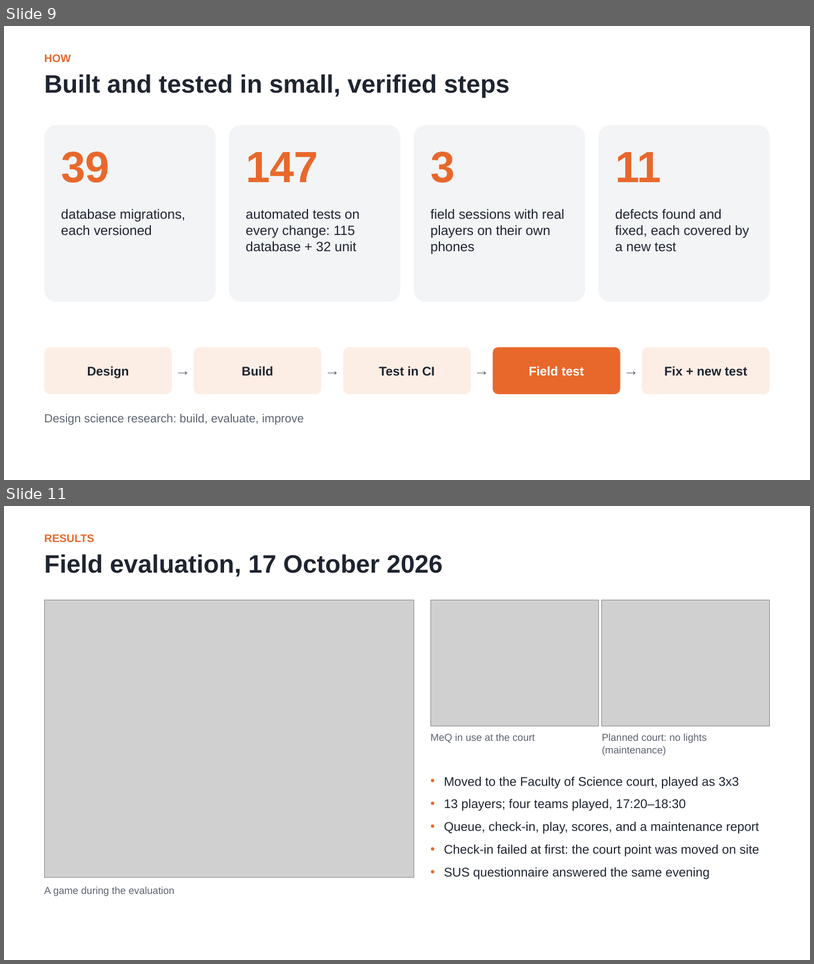
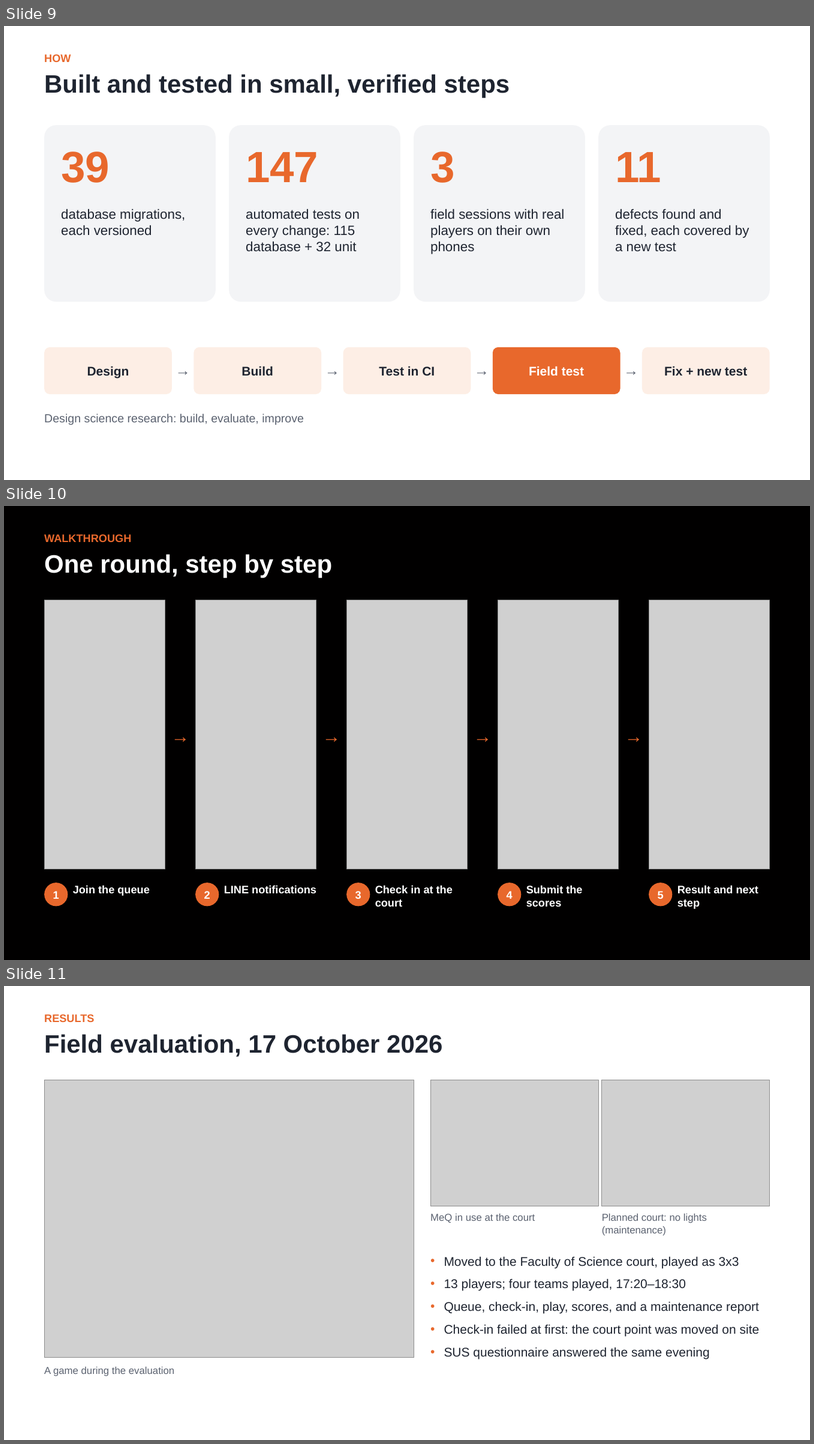
Before and after one commit to Nokpednam/MeQ-web-app, a slide deck: docs/report/slides/MeQ_Presentation.pptx. Shown one above the other, each under a label of ours: slides 9 and 11 before the commit, slides 9, 10 and 11 after it; the slides between them are not shown. The pictures are 814x964 and 814x1444 pixels, drawn with LibreOffice and Linux fonts; fonts in the diff are those of the drawing; grey boxes stand for pictures. Boxes give left, top, right and bottom in pixels: in the first picture for what was removed or moved away, otherwise in the second. Text is boxed around its words. In the diff, an @@ line names an element or a change of style, - is before the commit and + after.

```diff
--- a/docs/report/slides/MeQ_Presentation.pptx
+++ b/docs/report/slides/MeQ_Presentation.pptx
@@ slide 10 added at box(4, 506, 810, 960), background #010000 @@
@@ text added at box(44, 534, 131, 542), 13 pt, text #E8682C, bold @@
+WALKTHROUGH
@@ text added at box(44, 554, 332, 578), 30 pt, text #FFFFFF, bold @@
+One round, step by step
@@ picture added at box(45, 600, 165, 869) @@
@@ picture added at box(196, 600, 317, 869) @@
@@ picture added at box(347, 600, 468, 869) @@
@@ picture added at box(498, 600, 619, 869) @@
@@ picture added at box(650, 600, 770, 869) @@
@@ text added at box(167, 724, 194, 750), 22 pt, text #E8682C, bold @@
+→
@@ text added at box(318, 724, 345, 750), 22 pt, text #E8682C, bold @@
+→
@@ text added at box(469, 724, 496, 750), 22 pt, text #E8682C, bold @@
+→
@@ text added at box(620, 724, 647, 750), 22 pt, text #E8682C, bold @@
+→
@@ ellipse added at box(45, 882, 68, 906), fill #E8682C, 13 pt, text #FFFFFF, bold @@
+1
@@ ellipse added at box(196, 882, 219, 906), fill #E8682C, 13 pt, text #FFFFFF, bold @@
+2
@@ ellipse added at box(347, 882, 371, 906), fill #E8682C, 13 pt, text #FFFFFF, bold @@
+3
@@ ellipse added at box(498, 882, 522, 906), fill #E8682C, 13 pt, text #FFFFFF, bold @@
+4
@@ ellipse added at box(650, 882, 673, 906), fill #E8682C, 13 pt, text #FFFFFF, bold @@
+5
@@ text added at box(73, 885, 149, 895), 13 pt, text #FFFFFF, bold @@
+Join the queue
@@ text added at box(224, 885, 317, 893), 13 pt, text #FFFFFF, bold @@
+LINE notifications
@@ text added at box(375, 885, 453, 906), 13 pt, text #FFFFFF, bold @@
+Check in at the court
@@ text added at box(527, 885, 582, 906), 13 pt, text #FFFFFF, bold @@
+Submit the scores
@@ text added at box(678, 885, 759, 909), 13 pt, text #FFFFFF, bold @@
+Result and next step
```
Also in this commit, not shown: 1 slide removed, 2 other files.
